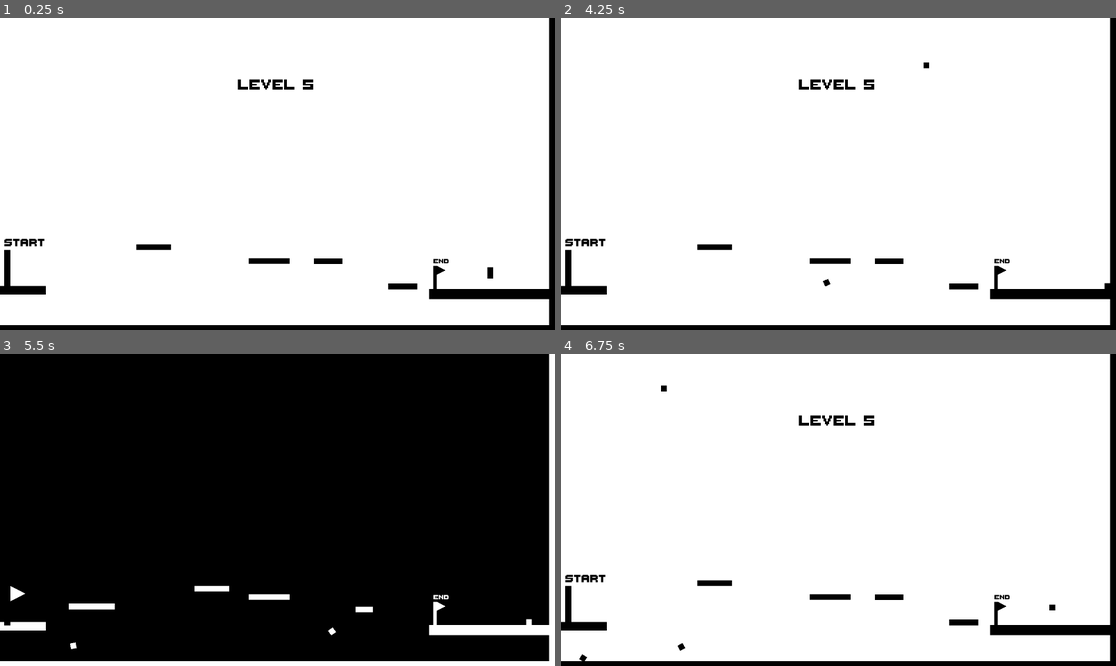
Above: before the commit, frames 1-4 (two rows, left to right).
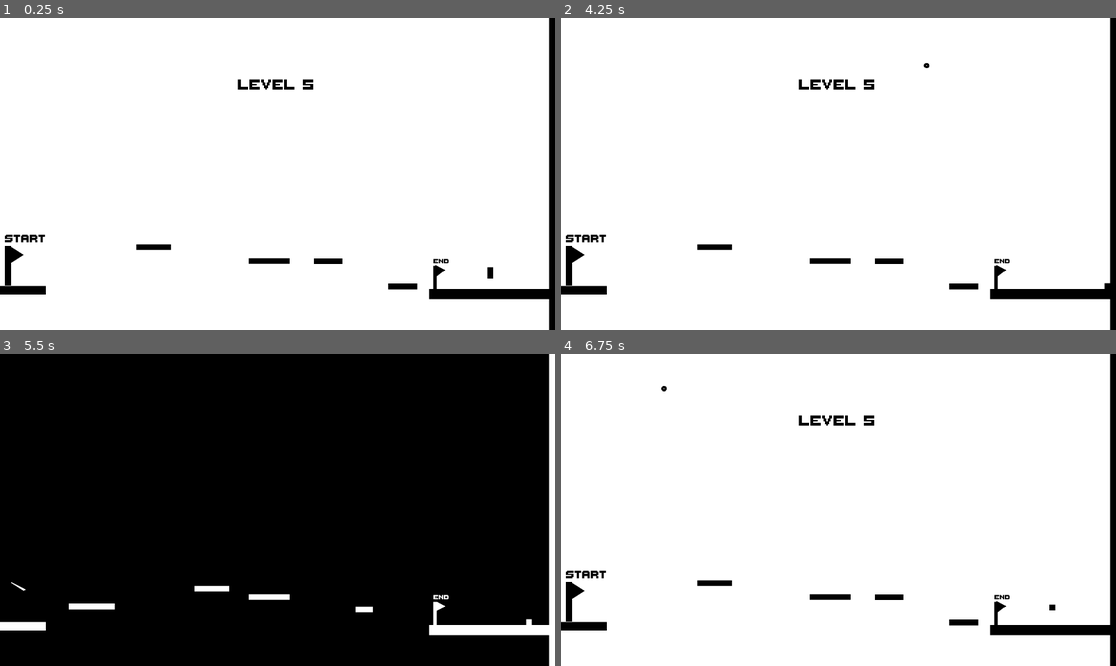
Above: after the commit, the same moments.

Repository: Nicolasalx/Game-Jam-End-Year
Game: Godot game, scene res://scenes/level/level_5.tscn
Same seed, same stepped clock (60 frames per second), same inputs: the game is played once before the commit and once after it. This scene is started directly instead of the project's main scene.
Inputs:
- Up to frame 1 (0.25 s): no input
- Up to frame 2 (4.25 s): hold Down (crouch) 0.53-1.28 s; hold Right (go_right) 0.53-2.03 s; tap Up (jump) at 0.77, 1.52, 3.02, 3.77 s; tap D (toggle_box) at 1.35, 2.85 s; tap Enter at 2 s; hold Left (go_left) 2.03-2.78 s; hold Down (crouch) 2.03-2.78 s; hold Right (go_right) from 2.78 s (still down); hold Down (crouch) from 3.53 s (still down)
- Up to frame 3 (5.5 s): release Right (go_right) at 4.28 s; release Down (crouch) at 4.28 s; hold Left (go_left) 4.28-5.03 s; tap D (toggle_box) at 4.35 s; tap Up (jump) at 4.52 s; hold Right (go_right) from 5.03 s (still down); hold Down (crouch) from 5.03 s (still down)
- Up to frame 4 (6.75 s): release Right (go_right) at 5.78 s; release Down (crouch) at 5.78 s; hold Left (go_left) from 5.78 s (still down); tap D (toggle_box) at 5.85 s; tap Up (jump) at 6.02 s; hold Down (crouch) from 6.53 s (still down)

The runs differ from the first frame. In frame 1, 1.9% of the frame differs, in the area x 0-99%, y 69-100%; in frame 2, 1.9%; in frame 3, 1.7%; in frame 4, 1.9%, in the area x 0-99%, y 10-100%.

Commit message:
feat: fixed level

Diff:
--- a/the-invisible-path/falling_box.gd
+++ b/the-invisible-path/falling_box.gd
@@ -1,16 +1,16 @@
 extends RigidBody2D
 
-@onready var colorRect = $ColorRect
+@onready var colorRect = $TextureRect
 
 func _ready():
 	pass
 
 func _process(delta):
 	if !Global.color1:
-		colorRect.color.r = 1
-		colorRect.color.g = 1
-		colorRect.color.b = 1
+		colorRect.modulate.r = 1
+		colorRect.modulate.g = 1
+		colorRect.modulate.b = 1
 	else:
-		colorRect.color.r = 0
-		colorRect.color.g = 0
-		colorRect.color.b = 0
+		colorRect.modulate.r = 0
+		colorRect.modulate.g = 0
+		colorRect.modulate.b = 0
--- a/the-invisible-path/falling_box.tscn
+++ b/the-invisible-path/falling_box.tscn
@@ -1,6 +1,7 @@
-[gd_scene load_steps=4 format=3 uid="uid://0hpai7gdhksn"]
+[gd_scene load_steps=5 format=3 uid="uid://0hpai7gdhksn"]
 
 [ext_resource type="Script" path="res://falling_box.gd" id="1_p8gbv"]
+[ext_resource type="Texture2D" uid="uid://bpnq7tc0dbj35" path="res://assets/saw.png" id="2_4nc1n"]
 
 [sub_resource type="PhysicsMaterial" id="PhysicsMaterial_w5e87"]
 rough = true
@@ -13,12 +14,13 @@
 physics_material_override = SubResource("PhysicsMaterial_w5e87")
 script = ExtResource("1_p8gbv")
 
-[node name="ColorRect" type="ColorRect" parent="."]
+[node name="CollisionShape2D" type="CollisionShape2D" parent="."]
+shape = SubResource("CircleShape2D_00h4t")
+
+[node name="TextureRect" type="TextureRect" parent="."]
 offset_left = -10.0
 offset_top = -10.0
-offset_right = 10.0
-offset_bottom = 10.0
-color = Color(0, 0, 0, 1)
-
-[node name="CollisionShape2D" type="CollisionShape2D" parent="."]
-shape = SubResource("CircleShape2D_00h4t")
+offset_right = 246.0
+offset_bottom = 246.0
+scale = Vector2(0.08, 0.08)
+texture = ExtResource("2_4nc1n")
--- a/the-invisible-path/scenes/level/level_5.tscn
+++ b/the-invisible-path/scenes/level/level_5.tscn
@@ -1,7 +1,8 @@
-[gd_scene load_steps=10 format=3 uid="uid://bkivstb7gtj1i"]
+[gd_scene load_steps=11 format=3 uid="uid://bkivstb7gtj1i"]
 
 [ext_resource type="Script" path="res://scenes/level/level_5.gd" id="1_t2ekl"]
 [ext_resource type="PackedScene" uid="uid://bk28h837lohuu" path="res://box.tscn" id="2_ev8i2"]
+[ext_resource type="Texture2D" uid="uid://r118ymsbyho7" path="res://assets/end_flag.png" id="2_wm027"]
 [ext_resource type="PackedScene" uid="uid://ciy1ol0hf1wva" path="res://player.tscn" id="3_nb5yi"]
 [ext_resource type="PackedScene" uid="uid://dyihc5gtgqfit" path="res://active_box_2.tscn" id="4_rtbpk"]
 [ext_resource type="PackedScene" uid="uid://chmyj37qtuy63" path="res://active_box_1.tscn" id="5_hdovq"]
@@ -17,6 +18,12 @@
 offset_right = 1920.0
 offset_bottom = 1080.0
 
+[node name="EndFlag2" type="Sprite2D" parent="ColorRect"]
+modulate = Color(0, 0, 0, 1)
+position = Vector2(1520, 876)
+scale = Vector2(0.109375, 0.171875)
+texture = ExtResource("2_wm027")
+
 [node name="StaticBody2D3" parent="." instance=ExtResource("2_ev8i2")]
 position = Vector2(1920, 700)
 scale = Vector2(2, 80)
@@ -24,10 +31,6 @@
 [node name="StaticBody2D" parent="." instance=ExtResource("2_ev8i2")]
 position = Vector2(1737, 956)
 scale = Vector2(25.24, 1.76)
-
-[node name="StaticBody2D4" parent="." instance=ExtResource("2_ev8i2")]
-position = Vector2(968, 1083)
-scale = Vector2(100, 2)
 
 [node name="StaticBody2D5" parent="." instance=ExtResource("2_ev8i2")]
 position = Vector2(-10, 593)
@@ -79,7 +82,7 @@
 scale = Vector2(8, 1)
 
 [node name="StartFlag5" parent="." instance=ExtResource("8_piy4x")]
-position = Vector2(12, 943)
+position = Vector2(14, 929)
 
 [node name="Label" type="Label" parent="."]
 anchors_preset = 5
@@ -95,3 +98,9 @@
 theme_override_font_sizes/font_size = 80
 text = "LEVEL 5
 "
+
+[node name="EndFlag2" type="Sprite2D" parent="."]
+modulate = Color(0, 0, 0, 1)
+position = Vector2(60, 820)
+scale = Vector2(0.171875, 0.21875)
+texture = ExtResource("2_wm027")
Not shown, added: the-invisible-path/assets/saw.png.import
